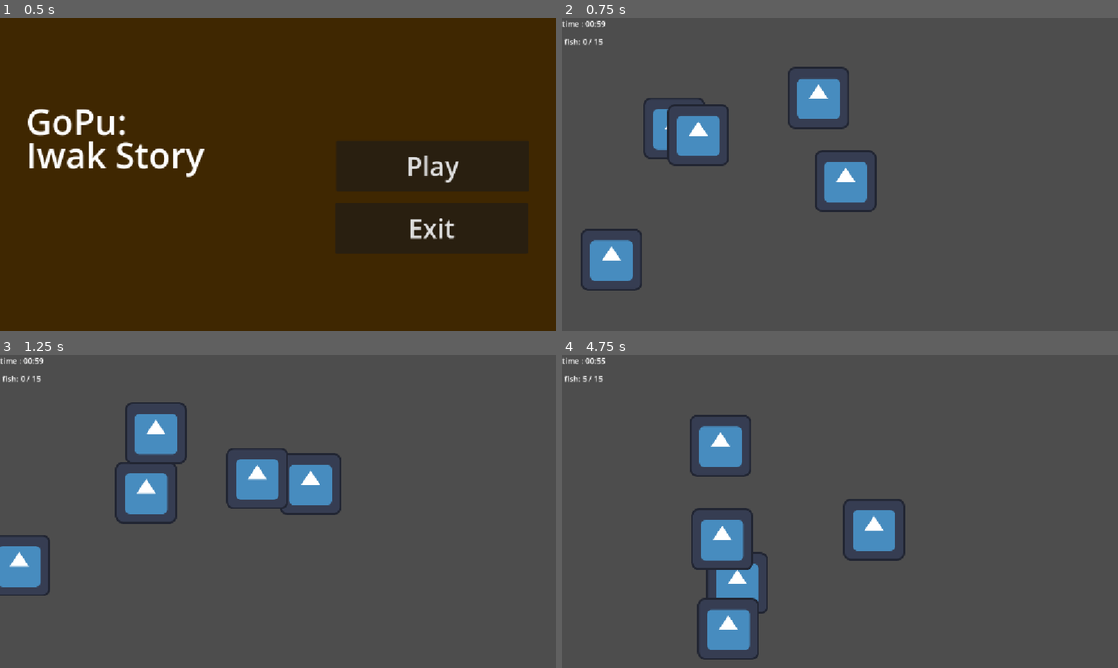
Above: before the commit, frames 1-4 (two rows, left to right).
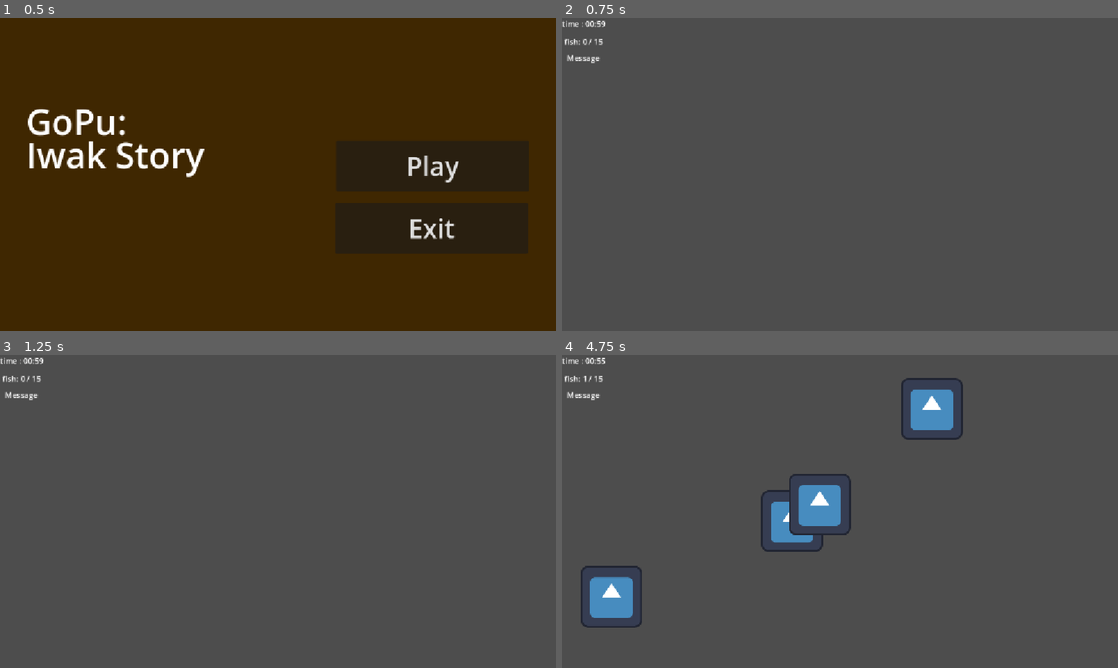
Above: after the commit, the same moments.

Repository: KOZU19/GoPu-Iwak-Story
Game: Godot game, scene res://Scene/menu.tscn
The game is run twice, just before and just after one commit, with the same random seed, the same clock (stepped at 60 frames per second) and the same inputs. The project has no main scene, so this scene is started directly. The engine's default icon, where the game draws it, is replaced by a stand-in: a white triangle on a blue panel in a dark square.
Inputs (mouse positions are in pixels of both pictures, inside the frame that each line leads up to):
- Up to frame 1 (0.5 s): no input
- Up to frame 2 (0.75 s): click "Play" at 0.5 s
- Up to frame 3 (1.25 s): no input
- Up to frame 4 (4.75 s): tap Enter at 1.25 s; move the mouse to (706, 492) at 1.27 s; tap Q every 0.75 s from 1.35 to 4.35 s; click (706, 492) at 1.42 s; move the mouse to (745, 433) at 2.02 s; click (745, 433) at 2.17 s; move the mouse to (951, 423) at 2.77 s; click (951, 423) at 2.92 s; move the mouse to (823, 617) at 3.52 s; click (823, 617) at 3.67 s; move the mouse to (762, 430) at 4.27 s; click (762, 430) at 4.42 s

Frame 1 is identical in both runs. In frame 2, 5.7% of the frame differs, in the area x 0-57%, y 11-88%; in frame 3, 6.1%; in frame 4, 11%, in the area x 0-73%, y 6-98%.
Error after the commit: Invalid assignment of property or key 'zoom' with value of type 'Vector2' on a base object of type 'null instance'. (res://Script/main.gd:23)

Commit message:
added sniper script

Diff:
--- a/Scene/aim_over_lay.gd
+++ b/Scene/aim_over_lay.gd
@@ -1,11 +1,90 @@
 extends Control
-
+const SCOPE_RADIUS_RATIO := 0.36
+const OUTSIDE_DARKNESS := 0.82
+var aim_screen_position := Vector2.ZERO
+var dimmer: ColorRect
 
 # Called when the node enters the scene tree for the first time.
 func _ready() -> void:
-	pass # Replace with function body.
-
-
+	set_anchors_and_offsets_preset(Control.PRESET_FULL_RECT)
+	mouse_filter = Control.MOUSE_FILTER_IGNORE
+	dimmer = ColorRect.new()
+	dimmer.name = "Dimmer"
+	dimmer.set_anchors_and_offsets_preset(Control.PRESET_FULL_RECT)
+	dimmer.mouse_filter = Control.MOUSE_FILTER_IGNORE
+	var shader := Shader.new()
+	shader.code = """
+shader_type canvas_item;
+uniform vec2 viewport_size = vec2(1152.0, 648.0);
+uniform float scope_radius = 0.36;
+uniform float darkness = 0.82;
+void fragment(){
+	vec2 p = (UV - vec2(0.5))* viewport_size
+	/ min(viewport_size.x / viewport_size.y);
+	float dist = length(p);
+	if (dist > scope_radius) {
+		COLOR = vec4(0.0, 0.0, 0.0, darkness);
+	} else{
+		COLOR = vec4(0.0);
+	}
+}
+"""
+	var shader_material := ShaderMaterial.new()
+	shader_material.shader = shader
+	shader_material.set_shader_parameter("scope_radius", SCOPE_RADIUS_RATIO)
+	shader_material.set_shader_parameter("darkness", OUTSIDE_DARKNESS)
+	dimmer.material = shader_material
+	add_child(dimmer)
+	aim_screen_position = get_viewport_rect().size / 2.0
+	visible= false
 # Called every frame. 'delta' is the elapsed time since the previous frame.
 func _process(delta: float) -> void:
-	pass
+	if not visible:
+		return
+	var viewport_size := get_viewport_rect().size
+	dimmer.material.set_shader_parameter("viewport_size", viewport_size)
+	var center := viewport_size / 2.0
+	var radius :float = min(
+		viewport_size.x, viewport_size.y
+	) * SCOPE_RADIUS_RATIO
+	var mouse_pos := get_viewport().get_mouse_position()
+	var offset := mouse_pos - center
+
+	if offset.length()>radius - 8.0:
+		offset = offset.normalized() * (radius - 8.0)
+		aim_screen_position = center + offset
+		queue_redraw()
+
+func _draw() -> void:
+	if not visible:
+		return
+	var p := aim_screen_position
+	var center := size / 2.0
+	var radius :float= min(size.x, size.y) * SCOPE_RADIUS_RATIO
+
+	var cross_color := Color(1.0, 0.2, 0.2, 1.0)
+	var gap :float= 5.0
+	var line_length :float= 13.0
+	draw_line(
+		p + Vector2(-line_length, 0.0),
+		p + Vector2(-gap, 0.0),
+		cross_color, 2.0
+	)
+	draw_line(
+		p + Vector2(gap, 0.0),
+		p + Vector2(line_length, 0.0),
+		cross_color, 2.0
+	)
+	draw_line(
+		p + Vector2(0.0, -line_length),
+		p + Vector2(0.0, -gap),
+		cross_color, 2.0
+	)
+	draw_line(
+		p + Vector2(0.0, gap),
+		p + Vector2(0.0, line_length),
+		cross_color, 2.0
+	)
+	draw_arc(
+		p, 3.0, 0.0, TAU, 24, cross_color, 2.0
+	)
--- a/Scene/main.tscn
+++ b/Scene/main.tscn
@@ -1,11 +1,12 @@
 [gd_scene format=3 uid="uid://credqismja2dy"]
 
-[ext_resource type="Script" uid="uid://bt7chgd7sg2c1" path="res://Script/main.gd" id="1_ig7tw"]
-[ext_resource type="PackedScene" uid="uid://daprus0iys050" path="res://Scene/fish.tscn" id="2_0xm2m"]
+[ext_resource type="Script" uid="uid://bt7chgd7sg2c1" path="res://Script/main.gd" id="1_r34rm"]
+[ext_resource type="PackedScene" uid="uid://daprus0iys050" path="res://Scene/fish.tscn" id="2_2wwxx"]
+[ext_resource type="Script" uid="uid://dffp0fqpbqtdn" path="res://Scene/aim_over_lay.gd" id="3_3amdw"]
 
 [node name="Node2D" type="Node2D" unique_id=806502427]
-script = ExtResource("1_ig7tw")
-fish_scene = ExtResource("2_0xm2m")
+script = ExtResource("1_r34rm")
+fish_scene = ExtResource("2_2wwxx")
 
 [node name="TimerLabel" type="Label" parent="." unique_id=1005294165]
 offset_right = 40.0
@@ -28,3 +29,10 @@
 offset_bottom = 94.0
 text = "Message"
 metadata/_edit_use_anchors_ = true
+
+[node name="AimOverLay" type="Control" parent="." unique_id=653626693]
+layout_mode = 3
+anchors_preset = 0
+offset_right = 40.0
+offset_bottom = 40.0
+script = ExtResource("3_3amdw")
--- /dev/null
+++ b/Scene/new_main.tscn
@@ -0,0 +1,43 @@
+[gd_scene format=3 uid="uid://oc7hf6cfb5hw"]
+
+[ext_resource type="Script" uid="uid://bt7chgd7sg2c1" path="res://Script/main.gd" id="1_l5yta"]
+[ext_resource type="PackedScene" uid="uid://daprus0iys050" path="res://Scene/fish.tscn" id="2_mb27m"]
+[ext_resource type="Script" uid="uid://dffp0fqpbqtdn" path="res://Scene/aim_over_lay.gd" id="3_3l07l"]
+
+[node name="Node2D" type="Node2D" unique_id=806502427]
+script = ExtResource("1_l5yta")
+fish_scene = ExtResource("2_mb27m")
+
+[node name="TimerLabel" type="Label" parent="." unique_id=1005294165]
+offset_right = 40.0
+offset_bottom = 23.0
+text = "time"
+metadata/_edit_use_anchors_ = true
+
+[node name="CatchLabel" type="Label" parent="." unique_id=1064746250]
+offset_left = 5.0
+offset_top = 37.0
+offset_right = 45.0
+offset_bottom = 60.0
+text = "catch"
+metadata/_edit_use_anchors_ = true
+
+[node name="Message_label" type="Label" parent="." unique_id=321582867]
+offset_left = 10.0
+offset_top = 71.0
+offset_right = 52.0
+offset_bottom = 94.0
+text = "Message"
+metadata/_edit_use_anchors_ = true
+
+[node name="Camera2D" type="Camera2D" parent="." unique_id=538698437]
+position = Vector2(575, 324)
+
+[node name="CanvasLayer" type="CanvasLayer" parent="." unique_id=1344093734]
+
+[node name="AimOverLay" type="Control" parent="CanvasLayer" unique_id=653626693]
+layout_mode = 3
+anchors_preset = 0
+offset_right = 40.0
+offset_bottom = 40.0
+script = ExtResource("3_3l07l")
--- a/Script/main.gd
+++ b/Script/main.gd
@@ -3,20 +3,24 @@
 const TARGET_FISH:= 15
 const GAME_TIME:= 60.0
 const MAX_FISH:= 8
-
+const AIM_ZOOM := Vector2(1.8, 1.8)
 var caught_fish := 0
 var time_left := GAME_TIME
 var spawn_elapsed := 0.0
+var aiming:= false
 
 var game_over:= false
 @onready var timer_label: Label = $TimerLabel
 @onready var catch_label: Label = $CatchLabel
 @onready var message_label: Label = $Message_label
+@onready var aim_over_lay: Control = $CanvasLayer/AimOverLay
+@onready var camera_2d: Camera2D = $Camera2D
 
 
 # Called when the node enters the scene tree for the first time.
 func _ready() -> void:
 	randomize()
+	camera_2d.zoom= Vector2.ONE
 	message_label.text = ""
 	update_ui()
 	for i in range(5):
@@ -40,6 +44,49 @@
 		if get_tree().get_nodes_in_group("fish").size() < MAX_FISH:
 			spawn_fish()
 	update_ui()
+func _input(event: InputEvent) -> void:
+	if game_over:
+		return
+	if event is InputEventKey:
+		if event.pressed and not event.echo:
+			if event.keycode == KEY_Q:
+				aiming = not aiming
+				update_aim_mode()
+
+	if event is InputEventMouseButton:
+		if event.button_index == MOUSE_BUTTON_LEFT \
+		and event.pressed:
+			if aiming:
+				shoot()
+func update_aim_mode():
+	aim_over_lay.visible=aiming
+	if aiming:
+		camera_2d.zoom = Vector2(1.8, 1.8)
+		Input.mouse_mode = Input.MOUSE_MODE_HIDDEN
+	else:
+		camera_2d.zoom = Vector2.ONE
+		Input.mouse_mode = Input.MOUSE_MODE_VISIBLE
+
+func shoot():
+	var screen_pos: Vector2 = \
+	aim_over_lay.aim_screen_position
+	var world_pos: Vector2=\
+	get_viewport().get_canvas_transform()\
+	.affine_inverse()* screen_pos
+	var query := PhysicsPointQueryParameters2D.new()
+	query.position= world_pos
+	query.collision_mask = 0xFFFFFFFF
+	query.collide_with_areas = true
+	query.collide_with_bodies  =true
+
+	var space:= get_world_2d().direct_space_state
+	var hits := space.intersect_point(query, 32)
+	for hit in hits:
+		var collider = hit["collider"]
+		if collider is Area2D \
+		and collider.is_in_group("fish"):
+			collider.catch_fish()
+			return
 func spawn_fish():
 	if fish_scene == null:
 		return
@@ -56,6 +103,8 @@
 	update_ui()
 	if caught_fish >= TARGET_FISH:
 		game_over = true
+		aiming = false
+		update_aim_mode()
 		message_label.text = "you caught all the 15 fish! u got gogi"
 func update_ui():
 	timer_label.text = "time : %02d:%02d" %[
Not shown, added: .gitignore.txt
Not shown, added: Scene/main.tscn11444527377.tmp
Not shown, added: Scene/main.tscn11466890942.tmp
Not shown, added: Scene/main.tscn12547995872.tmp
